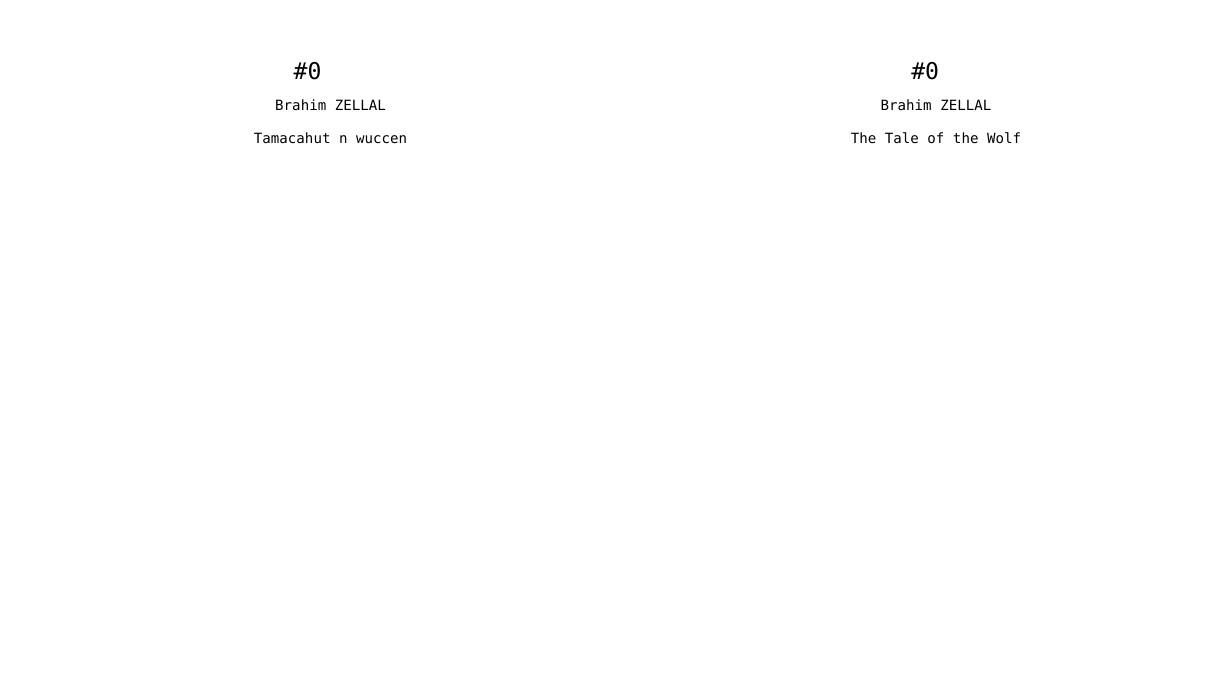
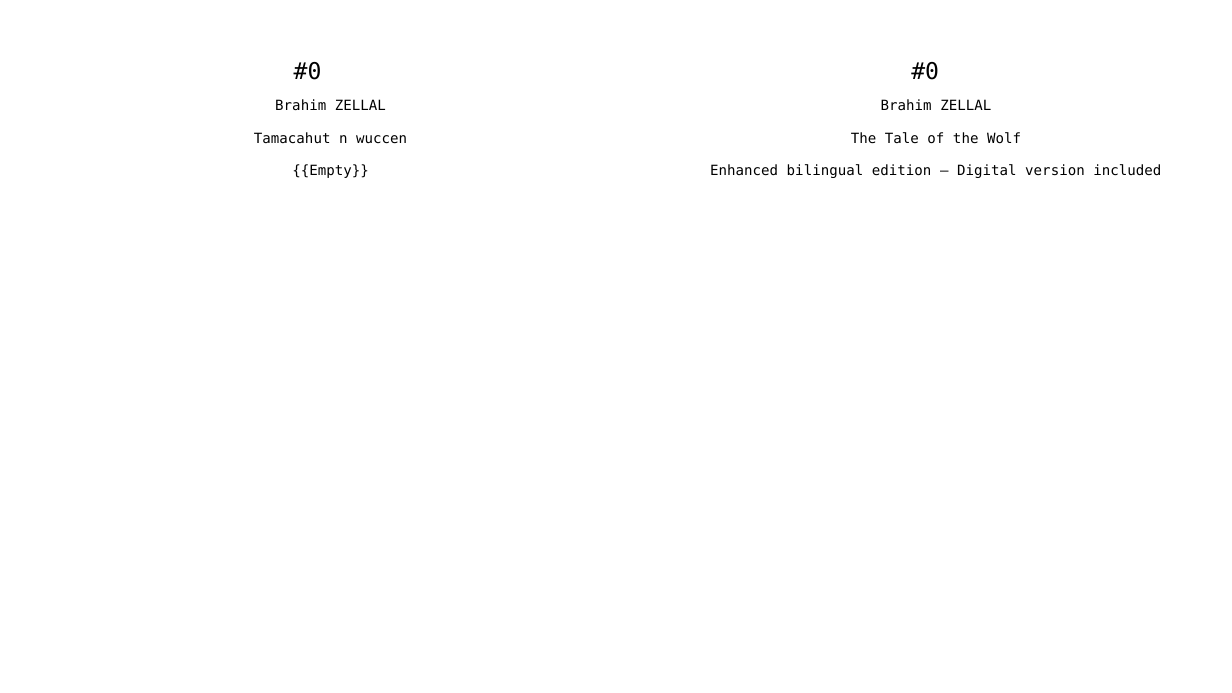
Before and after one commit to sferhah/tamacahut_n_wuccen, a slide deck: slide 1 of Uccen.ConsoleApp/Resources/pptx/uccen.eng.pptx. Drawn at 1232x693 pixels with LibreOffice and Linux fonts; fonts in the diff are those of the drawing. Boxes give left, top, right and bottom in pixels: in the first picture for what was removed or moved away, otherwise in the second. Text is boxed around its words. In the diff, an @@ line names an element or a change of style, - is before the commit and + after.

```diff
--- a/Uccen.ConsoleApp/Resources/pptx/uccen.eng.pptx
+++ b/Uccen.ConsoleApp/Resources/pptx/uccen.eng.pptx
@@ table at (x1=30, y1=15, x2=1205, y2=668) @@
-row 3, column 1: Brahim ZELLAL / Tamacahut n wuccen
+row 3, column 1: Brahim ZELLAL / Tamacahut n wuccen / {{Empty}}
-row 3, column 3: Brahim ZELLAL / The Tale of the Wolf
+row 3, column 3: Brahim ZELLAL / The Tale of the Wolf / Enhanced bilingual edition – Digital version included
```
Also in this commit, not shown: 1 other slide changed, 10 other files.
